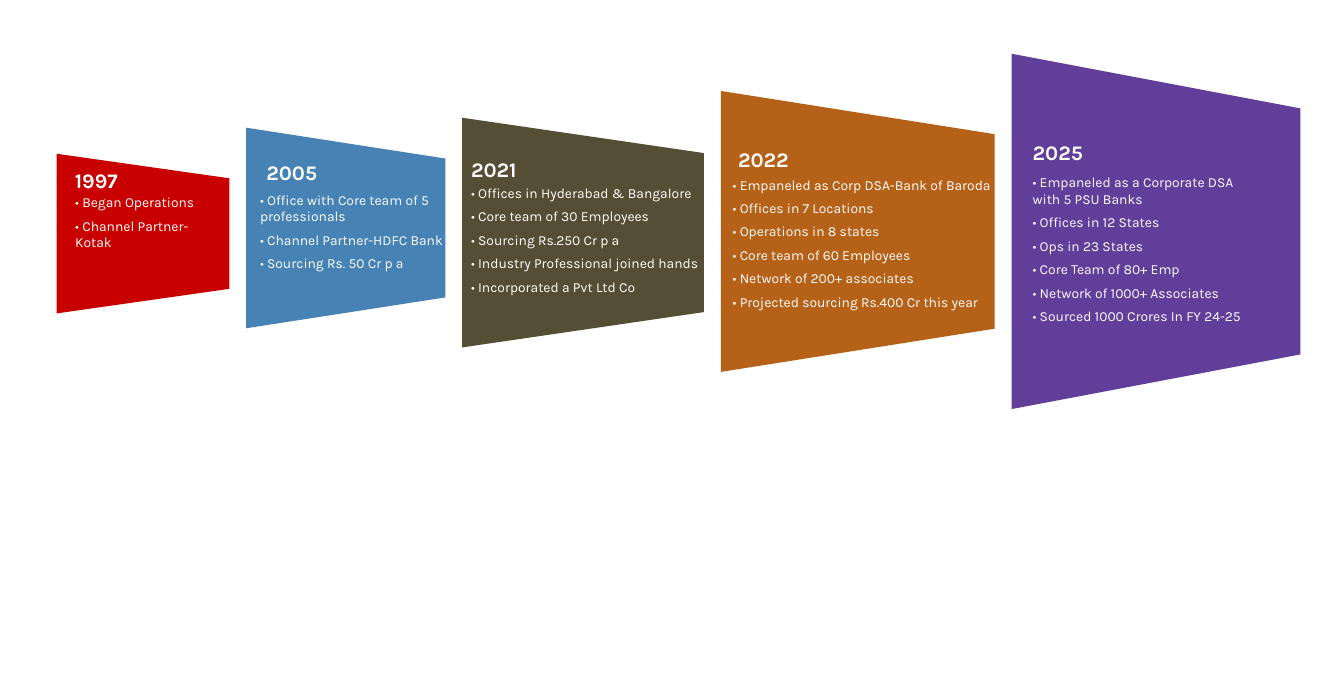
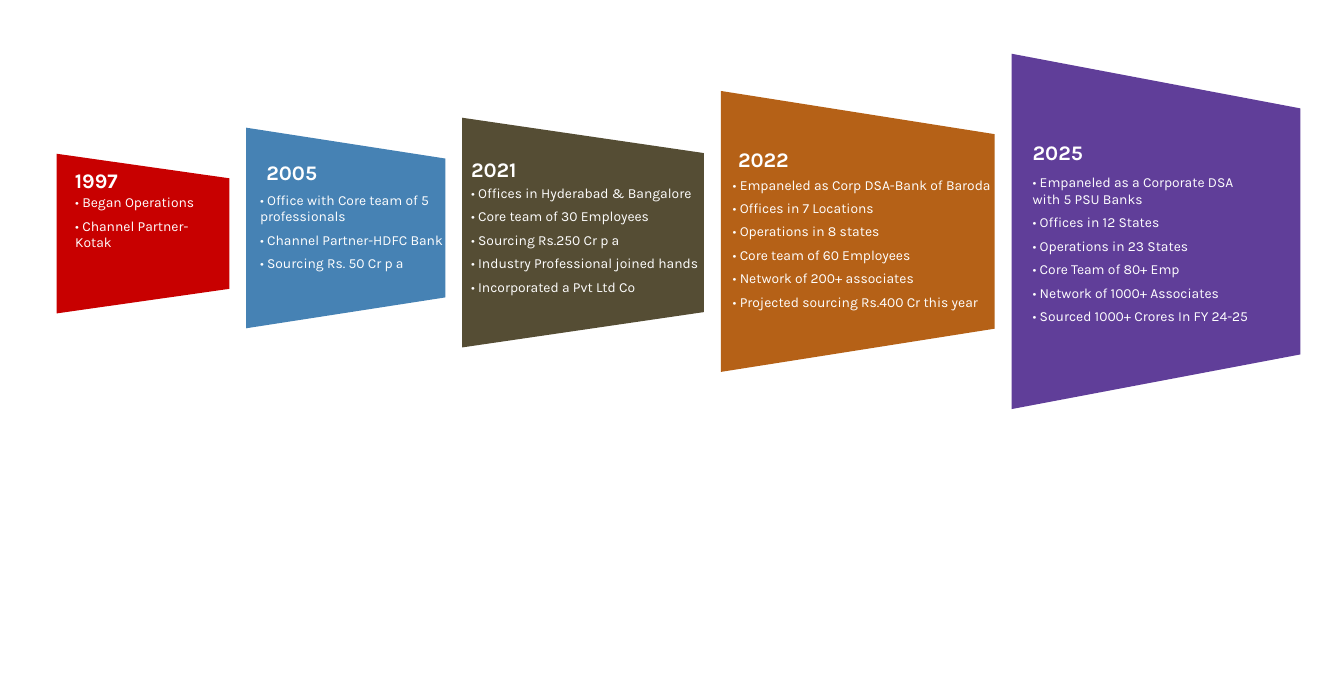
Before and after one commit to FinsolLTD/FinsolWebApp, a slide deck: slide 1 of assets/img/overview_editable.pptm. Drawn at 1344x675 pixels with LibreOffice and Linux fonts; fonts in the diff are those of the drawing. Boxes give left, top, right and bottom in pixels: in the first picture for what was removed or moved away, otherwise in the second. Text is boxed around its words. In the diff, an @@ line names an element or a change of style, - is before the commit and + after.

```diff
--- a/assets/img/overview_editable.pptm
+++ b/assets/img/overview_editable.pptm
@@ text at (x1=1040, y1=241, x2=1188, y2=255): text changed @@
-• Ops in 23 States
+• Operations in 23 States
@@ text at (x1=1040, y1=311, x2=1248, y2=321): text changed @@
-• Sourced 1000 Crores In FY 24-25
+• Sourced 1000+ Crores In FY 24-25
```
Also in this commit, not shown: 2 other files.
